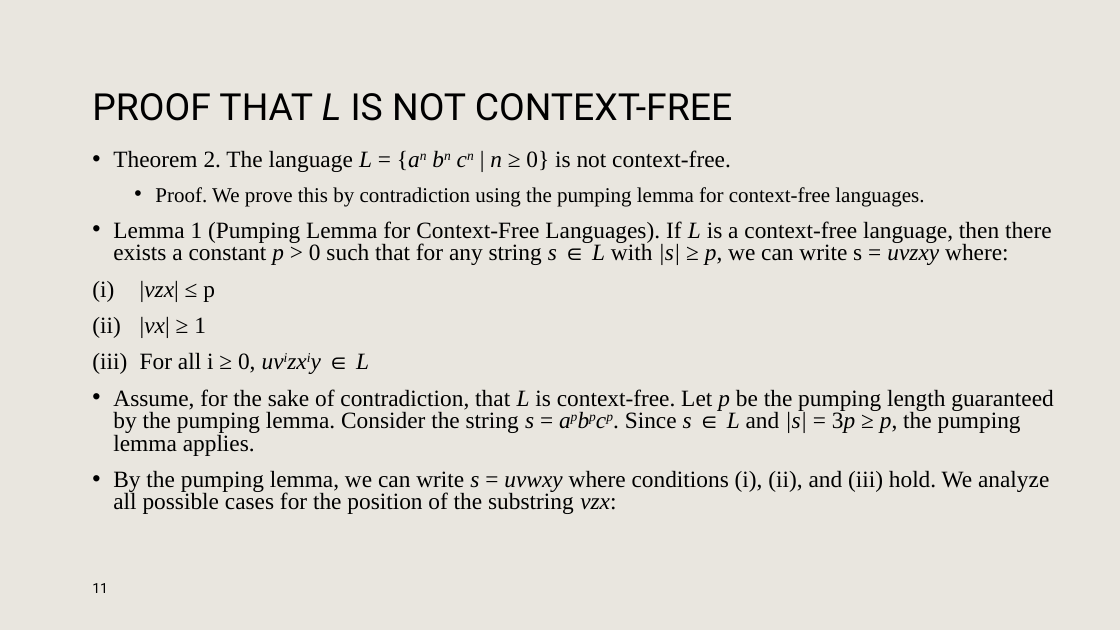
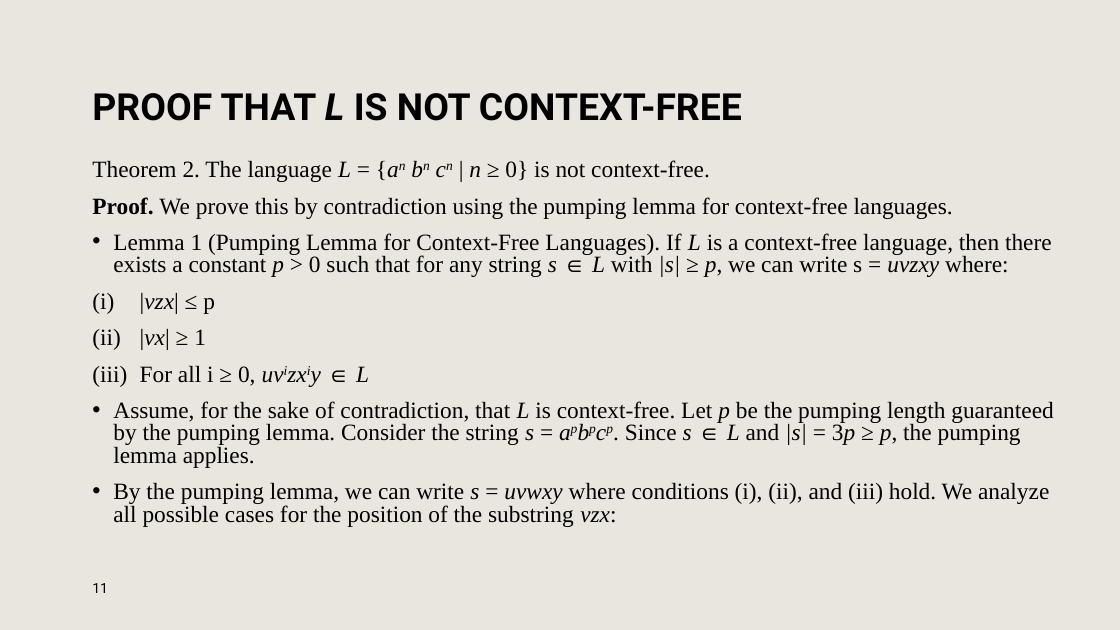
Before and after one commit to TANISHAAHUJA/comp-382assignment2, a slide deck: slide 11 of Comp382_ON1_A2_T1.pptx. Drawn at 1120x630 pixels with LibreOffice and Linux fonts; fonts in the diff are those of the drawing; background and template pictures are left out. Boxes give left, top, right and bottom in pixels: in the first picture for what was removed or moved away, otherwise in the second. Text is boxed around its words. In the diff, an @@ line names an element or a change of style, - is before the commit and + after.

```diff
--- a/Comp382_ON1_A2_T1.pptx
+++ b/Comp382_ON1_A2_T1.pptx
@@ title "PROOF THAT L IS NOT ..." at bbox=[92, 93, 742, 121]: bold on @@
@@ text "Theorem 2. The language L ...": place and size @@
-text "Theorem 2. The language L ..." at bbox=[113, 150, 1053, 514]
+text "Theorem 2. The language L ..." at bbox=[92, 160, 1053, 527]
@@ text at bbox=[92, 160, 953, 219]: size 18 to 20 pt in "Proof. We prove this by contradiction using ..."; bold on in "Proof."; bullet • to none; list level 2 to 1 in "Proof. We prove this by ..." @@
```
Also in this commit, not shown: 9 other slides changed, 1 slide added, 2 slides removed.
